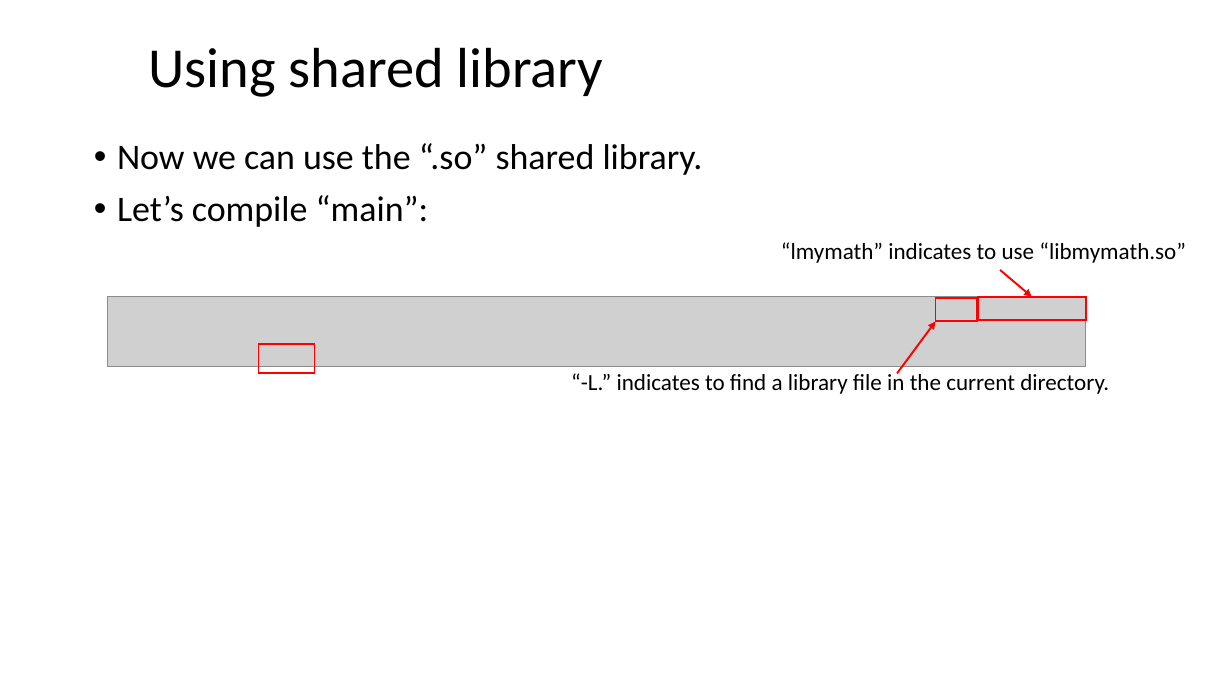
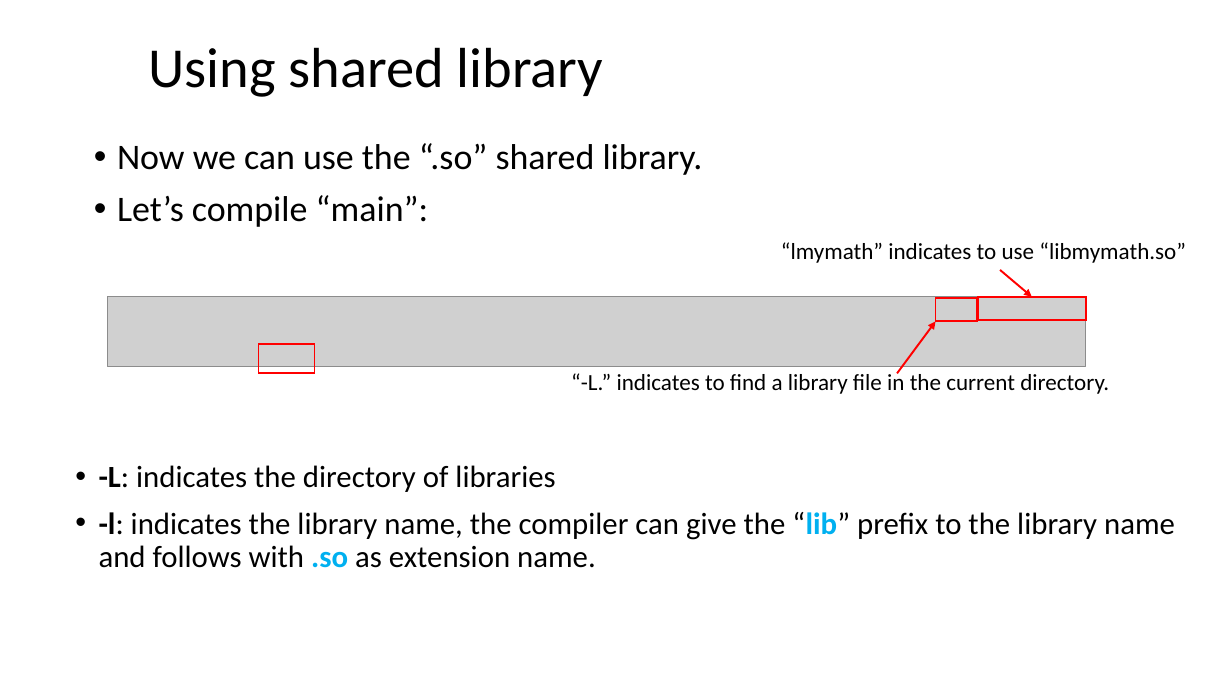
Before and after one commit to ShiqiYu/CPP, a slide deck: slide 4 of week07/Lab07.pptx (slide 5 before the commit). Drawn at 1232x693 pixels with LibreOffice and Linux fonts; fonts in the diff are those of the drawing; grey boxes stand for pictures; background and template pictures are left out. Boxes give left, top, right and bottom in pixels: in the first picture for what was removed or moved away, otherwise in the second. Text is boxed around its words. In the diff, an @@ line names an element or a change of style, - is before the commit and + after.

```diff
--- a/week07/Lab07.pptx
+++ b/week07/Lab07.pptx
@@ text added at (99,465,1175,568), 24 pt, text #000000 @@
+• -L: indicates the directory of libraries
+• -l: indicates the library name, the compiler can give the “lib” prefix to the library name and follows with .so as extension name.
```
Also in this commit, not shown: 3 other slides changed, 6 slides added, 3 slides removed, 1 other file.
